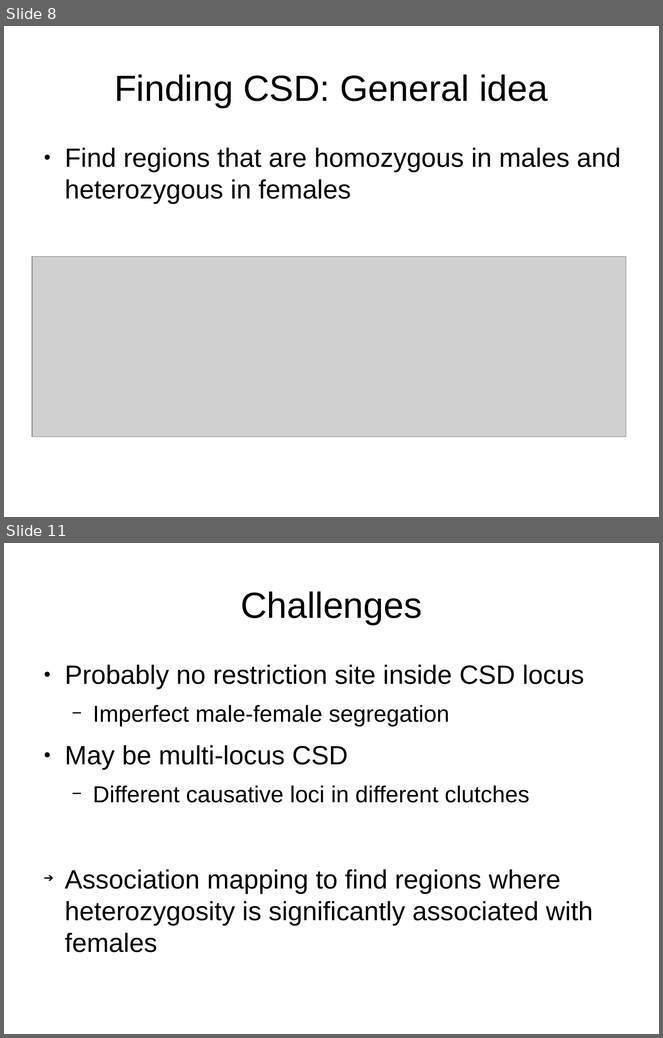
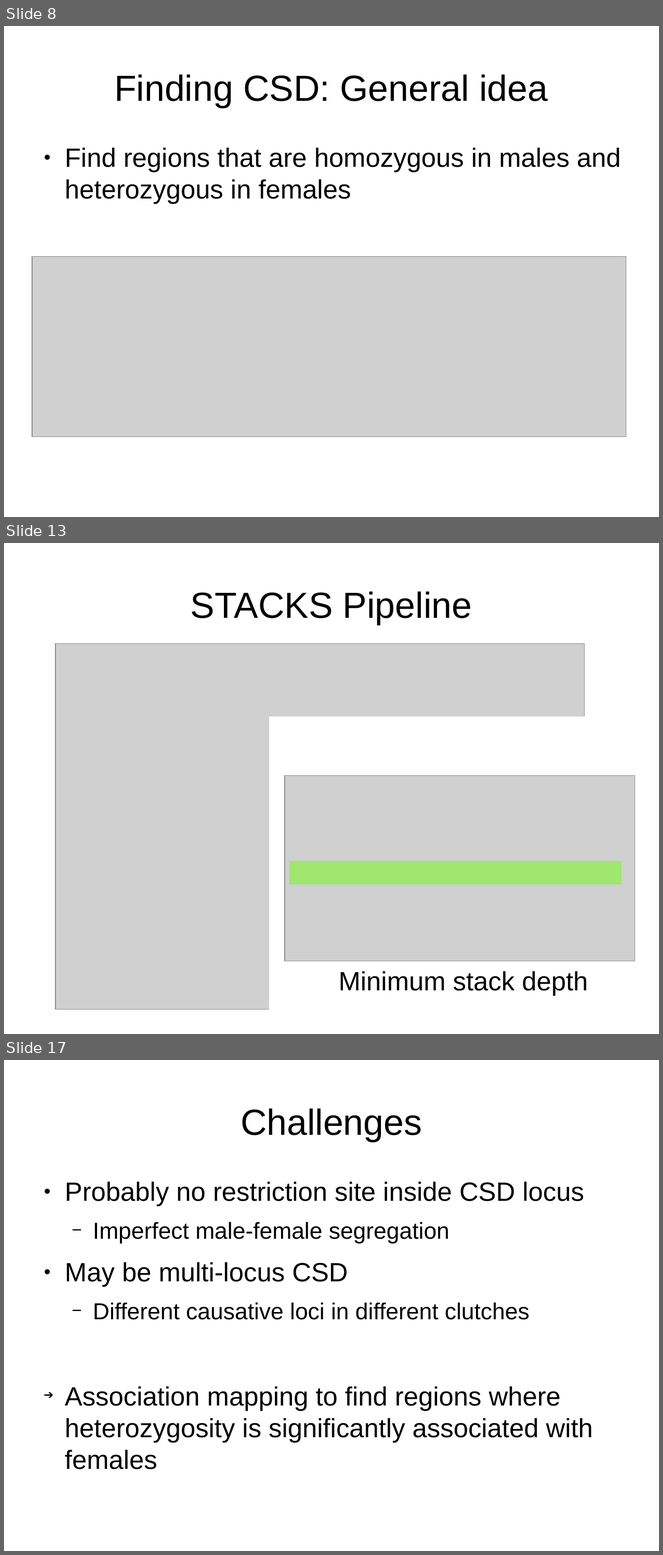
Before and after one commit to cmdoret/master_archive, a slide deck: reports/presentations/lab_meeting_20170712/lab_meeting_20170712.odp. Shown one above the other, each under a label of ours: slides 8 and 11 before the commit, slides 8, 13 and 17 after it; the slides between them are not shown. The pictures are 663x1038 and 663x1555 pixels, drawn with LibreOffice and Linux fonts; fonts in the diff are those of the drawing; grey boxes stand for pictures. Boxes give left, top, right and bottom in pixels: in the first picture for what was removed or moved away, otherwise in the second. Text is boxed around its words. In the diff, an @@ line names an element or a change of style, - is before the commit and + after.

```diff
--- a/reports/presentations/lab_meeting_20170712/lab_meeting_20170712.odp
+++ b/reports/presentations/lab_meeting_20170712/lab_meeting_20170712.odp
@@ slide 13 added at (4, 543, 659, 1034), background #FFFFFF @@
@@ title added at (191, 591, 472, 625), 44 pt, text #000000 @@
+STACKS Pipeline
@@ picture added at (55, 643, 585, 1010) @@
@@ rectangle added at (269, 717, 603, 1025), fill #FFFFFF @@
@@ picture added at (285, 776, 635, 962) @@
@@ rectangle added at (289, 861, 622, 884), fill #66FF00 at 47% opacity @@
@@ text added at (339, 971, 588, 996), 32 pt, text #000000 @@
+Minimum stack depth
@@ what was slide 11 is now slide 17 @@
```
Also in this commit, not shown: 5 slides changed, 5 other slides added, 5 other files.
